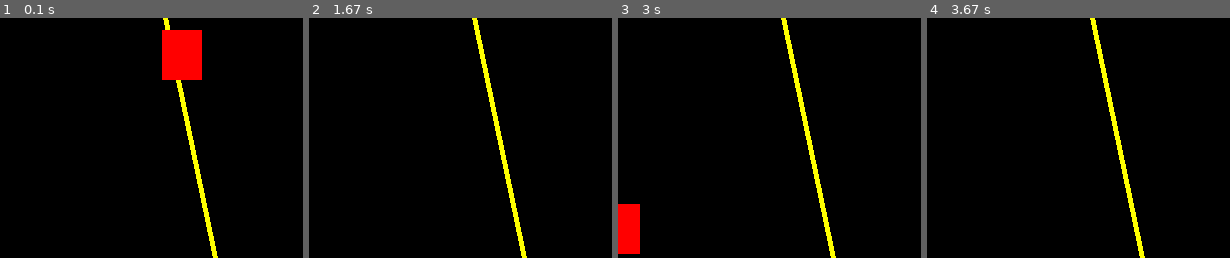
Above: before the commit, frames 1-4 (left to right).
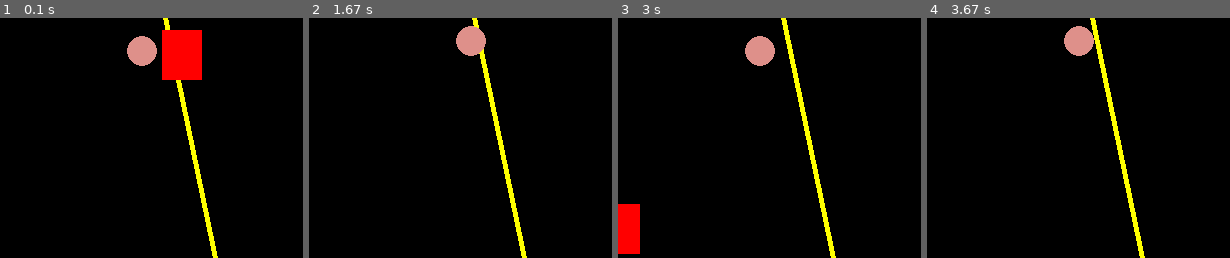
Above: after the commit, the same moments.

Repository: Augusto-Fadanelli/python-learn
Game: pygame game, started from pygame/aula1.py
The game is run twice, just before and just after one commit, with the same random seed, the same clock (stepped at 60 frames per second) and the same inputs.
Inputs:
- Up to frame 1 (0.1 s): no input
- Up to frame 2 (1.67 s): hold D 0.33-0.8 s; hold W 0.83-1.13 s; hold D 1.17-1.63 s
- Up to frame 3 (3 s): hold A 1.67-2.2 s; hold S 2.23-2.53 s; hold A 2.57-2.97 s
- Up to frame 4 (3.67 s): hold W 3-3.37 s; hold D from 3.4 s (still down)
The pictures show only the part of the screen within x 24-74%, y 43-93%; the shares and areas given below are measured in that part.

The runs differ from the first frame. In frame 1, 0.9% of the frame differs, in the area x 41-52%, y 7-20%; in frame 2, 0.9%; in frame 3, 0.9%; in frame 4, 0.9%.

Commit message:
Jogo Snake em desenvolvimento

Diff:
--- a/pygame/aula1.py
+++ b/pygame/aula1.py
@@ -17,6 +17,10 @@
 rect_x = width/2 - 40/2
 rect_y = height/2 - 50/2
 
+# Movement of player
+player_x = width/2
+player_y = height/2
+
 # Loop do jogo
 while True:
     clock.tick(60) # Seta o fps do jogo
@@ -28,6 +32,27 @@
         if event.type == QUIT:
             pygame.quit()
             exit()
+        # Se tecla foi pressionada
+        '''
+        if event.type == KEYDOWN:
+            if event.key == K_a:
+                player_x -= 5 # Move para a esquerda
+            if event.key == K_d:
+                player_x += 5 # Move para a direita
+            if event.key == K_w:
+                player_y -= 5 # Move para cima
+            if event.key == K_s:
+                player_y += 5 # Move para baixo
+        '''
+        # Se a tecla está sendo pressionada
+        if pygame.key.get_pressed()[K_a]:
+            player_x -= 5 # Move para a esquerda
+        if pygame.key.get_pressed()[K_d]:
+            player_x += 5 # Move para a direita
+        if pygame.key.get_pressed()[K_w]:
+            player_y -= 5 # Move para cima
+        if pygame.key.get_pressed()[K_s]:
+            player_y += 5 # Move para baixo
 
     # Shapes
     # Forma(screen, (R,G,B), (x,y), raio) | Coordenada no centro do circle
@@ -36,6 +61,9 @@
     pygame.draw.line(screen, (255,255,0), (300, 0), (400, 480), 5)
     # Forma(screen, (R,G,B), (x,y,width,height)) | Coordenada no canto superior esquerdo do rect
     pygame.draw.rect(screen, (255,0,0), (rect_x, rect_y, 40, 50))
+
+    # Player
+    pygame.draw.circle(screen, (222,144,138), (player_x,player_y), 15)
 
     # Movement of rect
     if rect_x == width:
--- /dev/null
+++ b/pygame/snake.py
@@ -0,0 +1,96 @@
+import pygame
+from pygame.locals import *
+from sys import exit
+from random import randint
+
+pygame.init()
+
+screen_width = 640
+screen_height = 480
+screen = pygame.display.set_mode((screen_width, screen_height))
+pygame.display.set_caption('Snake')
+clock = pygame.time.Clock()
+
+# Score
+ # (Font, size, Bold, Italic)
+font = pygame.font.SysFont('Arial',40,True,True)
+score = 0
+
+# Snake
+snake_x = screen_width/2 - 10
+snake_y = screen_height/2 - 10
+snake_speed = 5
+control_x = snake_speed
+control_y = 0
+
+# Food
+food_x = randint(32, 608)
+food_y = randint(32, 448)
+ # song
+eat_song = pygame.mixer.Sound('eat_song.wav')
+
+snake_list = []
+def growth_snake(snake_list):
+    for pos in snake_list:
+        pygame.draw.rect(screen, (0,255,0), (pos[0], pos[1], 20, 20))
+
+while True:
+    clock.tick(60)
+    screen.fill((255,255,255))
+
+    for event in pygame.event.get():
+        if event.type == QUIT:
+            pygame.quit()
+            exit()
+
+        # Snake controls and movement
+        if event.type == KEYDOWN:
+            if event.key == K_a:
+                if not control_x == snake_speed: # Prevents snake from reversing direction
+                    control_x = -snake_speed
+                    control_y = 0
+            if event.key == K_d:
+                if not control_x == -snake_speed:  # Prevents snake from reversing direction
+                    control_x = snake_speed
+                    control_y = 0
+            if event.key == K_w:
+                if not control_y == snake_speed:  # Prevents snake from reversing direction
+                    control_x = 0
+                    control_y = -snake_speed
+            if event.key == K_s:
+                if not control_y == -snake_speed:  # Prevents snake from reversing direction
+                    control_x = 0
+                    control_y = snake_speed
+
+    snake_x += control_x
+    snake_y += control_y
+
+    # Snake shapes
+    snake_head = pygame.draw.rect(screen, (0,255,0), (snake_x,snake_y,20,20))
+
+    # Food shape
+    food = pygame.draw.circle(screen, (255,0,0), (food_x,food_y), 10)
+
+    # Snake Collision
+    if snake_head.colliderect(food):
+        food_x = randint(32, 608)
+        food_y = randint(32, 448)
+        score += 1
+        eat_song.play()
+
+    head_list = []
+    head_list.append(snake_x)
+    head_list.append(snake_y)
+    snake_list.append(head_list)
+    snake_size = score + 3
+    if len(snake_list) > snake_size:
+        del snake_list[0]
+    growth_snake(snake_list)
+
+    # Score
+    message = f'Score: {score}'
+    # (text, anti-aliasing, (R,G,B))
+    formatted_text = font.render(message, False, (0,0,0))
+    screen.blit(formatted_text, (450, 40))
+
+    pygame.display.update()
Not shown, changed: .gitignore
Not shown, added: pygame/eat_song.wav
